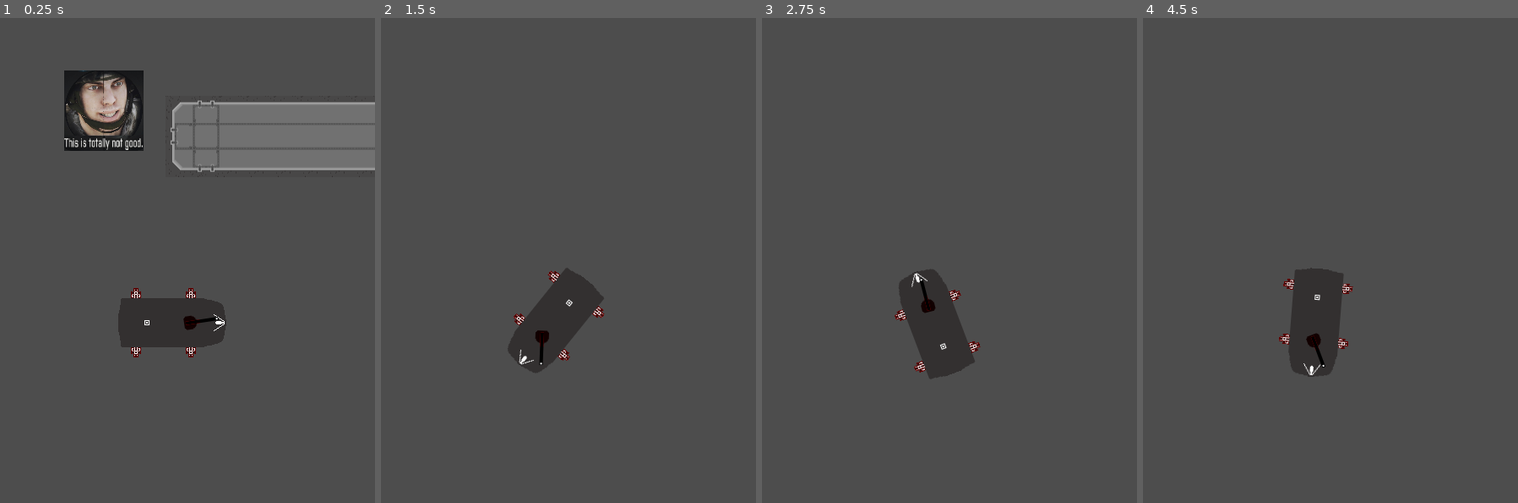
Above: before the commit, frames 1-4 (left to right).
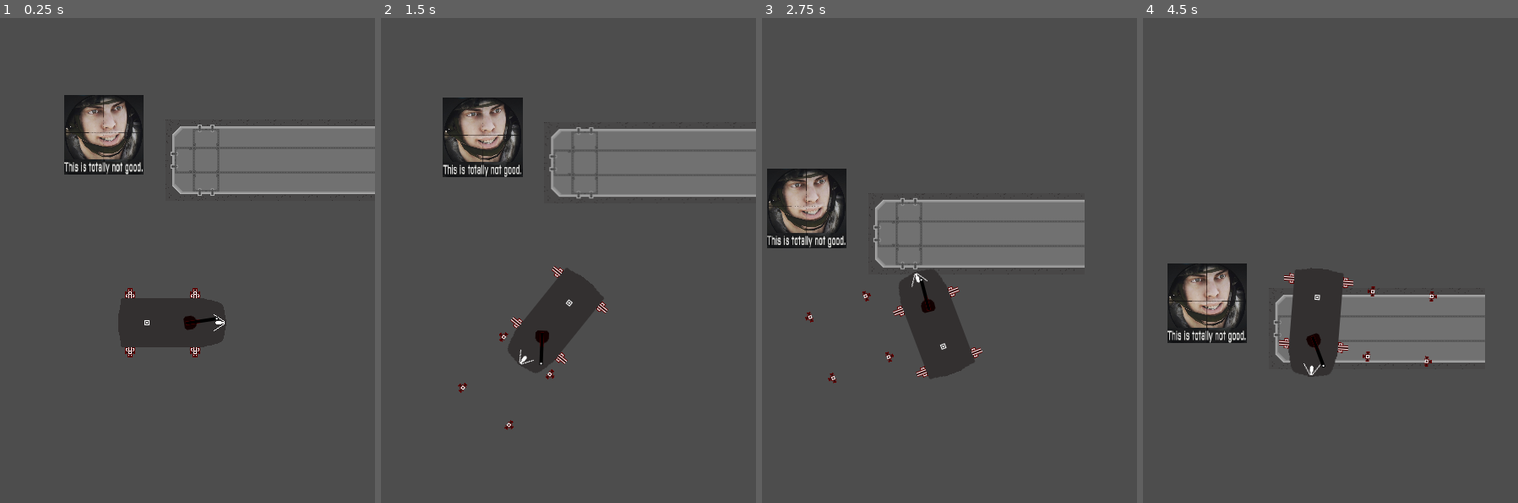
Above: after the commit, the same moments.

Repository: CatWizard47/WormGame
Game: Godot game, scene res://Scenes/main_test_thingy.tscn
Two runs of this game, one before a commit and one after it. Both use one fixed random seed, a clock stepped at 60 frames per second and the inputs below.
Inputs (mouse positions are in pixels of both pictures, inside the frame that each line leads up to):
- Up to frame 1 (0.25 s): no input
- Up to frame 2 (1.5 s): move the mouse to (643, 294) at 0.52 s; press the mouse at (643, 294) at 0.53 s; hold D (move_right) 0.53-1.28 s; move the mouse to (471, 352) at 1.27 s; release the mouse at (471, 352) at 1.28 s; hold S (move_backward) from 1.28 s (still down); click (471, 352) at 1.35 s
- Up to frame 3 (2.75 s): move the mouse to (975, 187) at 2.02 s; release S (move_backward) at 2.03 s; press the mouse at (975, 187) at 2.03 s; hold D (move_right) from 2.03 s (still down)
- Up to frame 4 (4.5 s): move the mouse to (1296, 444) at 2.77 s; release D (move_right) at 2.78 s; release the mouse at (1296, 444) at 2.78 s; hold W (move_forward) 2.78-3.53 s; click (1296, 444) at 2.85 s; move the mouse to (1435, 415) at 3.52 s; press the mouse at (1435, 415) at 3.53 s; hold A (move_left) from 3.53 s (still down); move the mouse to (1195, 231) at 4.27 s; release the mouse at (1195, 231) at 4.28 s; click (1195, 231) at 4.35 s

The runs differ from the first frame. In frame 1, 9.1% of the frame differs, in the area x 17-100%, y 10-70%; in frame 2, 10%; in frame 3, 11%, in the area x 1-87%, y 31-76%; in frame 4, 8.8%.
Error before the commit: Parse Error: Expected an expression after "=". (res://leg_movement.gd:16)

Commit message:
fixed gravity issue, more leg testing

Diff:
--- a/Scenes/leg_node.tscn
+++ b/Scenes/leg_node.tscn
@@ -14,3 +14,8 @@
 
 [node name="leg_foot" type="Sprite2D" parent="leg_arm" unique_id=1914037164]
 texture = ExtResource("4_n3tqo")
+
+[node name="Step_timer" type="Timer" parent="." unique_id=1124852769]
+autostart = true
+
+[connection signal="timeout" from="Step_timer" to="." method="_on_step_timer_timeout"]
--- a/Scenes/main_test_thingy.tscn
+++ b/Scenes/main_test_thingy.tscn
@@ -91,6 +91,7 @@
 visibility_layer = 3
 z_index = 1
 position = Vector2(240, 359)
+gravity_scale = 0.0
 traction_Coefficient = 0.2
 
 [node name="TileMapLayer" type="TileMapLayer" parent="." unique_id=2098761291]
--- a/Scenes/player.tscn
+++ b/Scenes/player.tscn
@@ -36,18 +36,18 @@
 [node name="player_main_turret" parent="." unique_id=444234207 instance=ExtResource("3_i3pqv")]
 position = Vector2(21, 0)
 
-[node name="leg_node_1" parent="." unique_id=448767190 instance=ExtResource("4_vgqql")]
-position = Vector2(22, -35)
+[node name="leg_node" parent="." unique_id=448767190 instance=ExtResource("4_vgqql")]
+position = Vector2(27, -35)
 rotation = -1.5707964
 
-[node name="leg_node_2" parent="." unique_id=1639404080 instance=ExtResource("4_vgqql")]
-position = Vector2(22, 35)
+[node name="leg_node2" parent="." unique_id=1266184637 instance=ExtResource("4_vgqql")]
+position = Vector2(27, 35)
 rotation = 1.5707964
 
-[node name="leg_node_4" parent="." unique_id=637226011 instance=ExtResource("4_vgqql")]
-position = Vector2(-43, 35)
+[node name="leg_node3" parent="." unique_id=1801677250 instance=ExtResource("4_vgqql")]
+position = Vector2(-50, -35)
+rotation = -1.5707964
+
+[node name="leg_node4" parent="." unique_id=1682249993 instance=ExtResource("4_vgqql")]
+position = Vector2(-50, 35)
 rotation = 1.5707964
-
-[node name="leg_node_3" parent="." unique_id=342190037 instance=ExtResource("4_vgqql")]
-position = Vector2(-43, -35)
-rotation = -1.5707964
--- a/leg_movement.gd
+++ b/leg_movement.gd
@@ -1,22 +1,41 @@
 extends Sprite2D
 var leg_reach: int
-var step_time: float
 var foot_placement: Vector2
-
+var foot: Sprite2D
+var arm: Sprite2D
+var step_happening_flag: bool = false
+var inverted_orientation_flag: bool = false
+var parent_velocity: Vector2
 
 func setup(reach: int, time: float) -> void:
 	leg_reach = reach
-	step_time = time
-
-func _move(position: Vector2) -> void:
-	pass
+	get_node("Step_timer").wait_time = time
 
 # Called every frame. 'delta' is the elapsed time since the previous frame.
 func _process(delta: float) -> void:
-	global_position =
-	pass
+	parent_velocity = get_parent().velocity
+	print(parent_velocity)
+	if(!step_happening_flag):
+		foot.global_position -= parent_velocity
+		foot.position.x = clampf(foot.position.x, -100,100)
+		foot.position.y = clampf(foot.position.y, -100,100)
+		pass
+	else:
+		step_happening_flag = false
+		pass
+
+
 
 # Called when the node enters the scene tree for the first time.
 func _ready() -> void:
-	#this will need to decide whether it's left or right facing
-	pass # Replace with function body.
+	arm = get_node("leg_arm")
+	foot = get_node("leg_arm/leg_foot")
+	if(rotation < 0):
+		inverted_orientation_flag = true #left side of the hull
+	else:
+		inverted_orientation_flag = false
+	pass
+
+
+func _on_step_timer_timeout() -> void:
+	step_happening_flag = true
--- a/scripts/player_main_turret.gd
+++ b/scripts/player_main_turret.gd
@@ -46,9 +46,9 @@
 			if abs(rotation) > PI:
 				rotation = -signf(rotation) * PI
 
-	print("cond = ", desired_rotation - global_rotation, "  desired = " ,desired_rotation)
-	print("global = ", global_rotation, "  local = " ,rotation)
-	print(left_rotation_limit, "  ",rotation," ", right_rotation_limit)
+	#print("cond = ", desired_rotation - global_rotation, "  desired = " ,desired_rotation)
+	#print("global = ", global_rotation, "  local = " ,rotation)
+	#print(left_rotation_limit, "  ",rotation," ", right_rotation_limit)
 
 # Called every frame. 'delta' is the elapsed time since the previous frame.
 func _physics_process(_delta: float) -> void:
